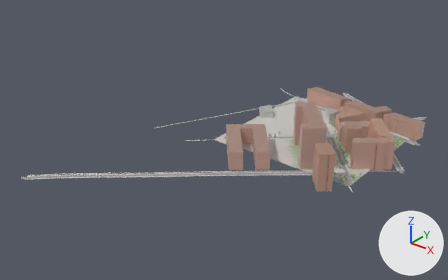
An edit to the glTF model game/world/tile_-3_5.glb, drawn before and after from the same camera.
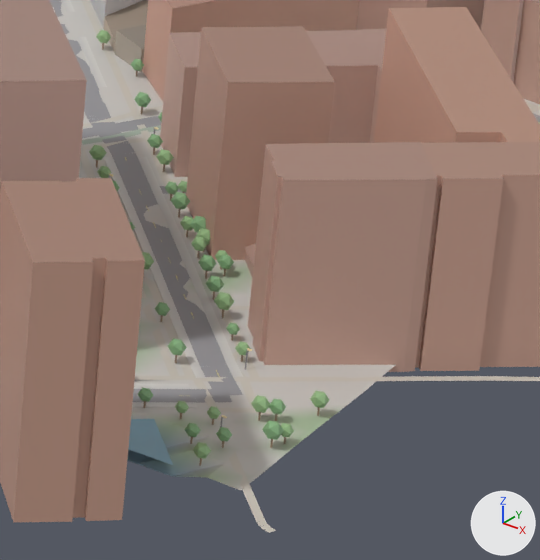
The first picture shows the older version from a 50 mm camera at (-163.0, -2263.0, 458.0) aimed at (-730.0, -1555.0, 18.0). The close-ups show the older and then the newer version on the part from 70% to 87% of the width and 42% to 70% of the height of that picture. Only the edits that show in the close-ups are written down. The axes (+X, +Y, +Z) are drawn at lower right. The lights are the same throughout. Where no turn or scale is listed for an object, it has been applied to the vertices. Vertices at exactly the same position are counted once.

Objects in the first close-up: 'buildings', 'paths', 'props', 'roads', 'sidewalks', 'terrain', 'water'.
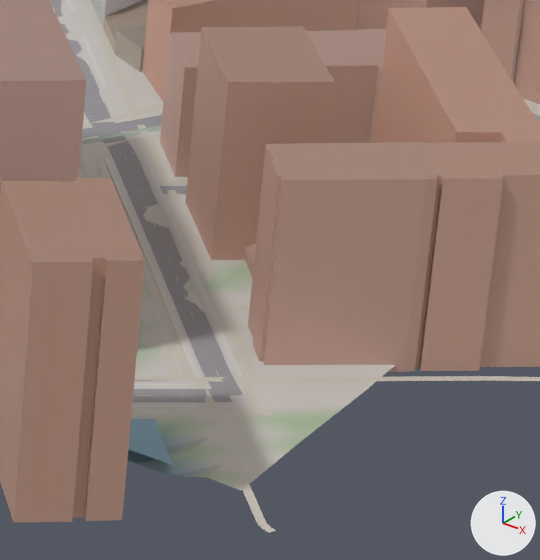
What the commit changed:
me_props is used by ob_props; location (0.0, 0.0, 0.0).
me_props had 3944 vertices, 6352 faces and spanned x -767.0..-511.0, y -1534.0..-1285.0, z -1.0..8.0.
me_props now has 1152 vertices, 1728 faces and spans x -764.0..-566.0, y -1332.0..-1285.0, z -1.0..4.0.
me_props part 1: 240 loose pieces with 2792 vertices, spanning x -767.0..-511.0, y -1534.0..-1286.0, z -1.0..8.0, are deleted.

Pixel boxes [x1, y1, x2, y2] of what changed, in the close-ups (540 x 560 px):
'props', reshaped (not visible afterwards)
    before: [89, 30, 330, 466]
